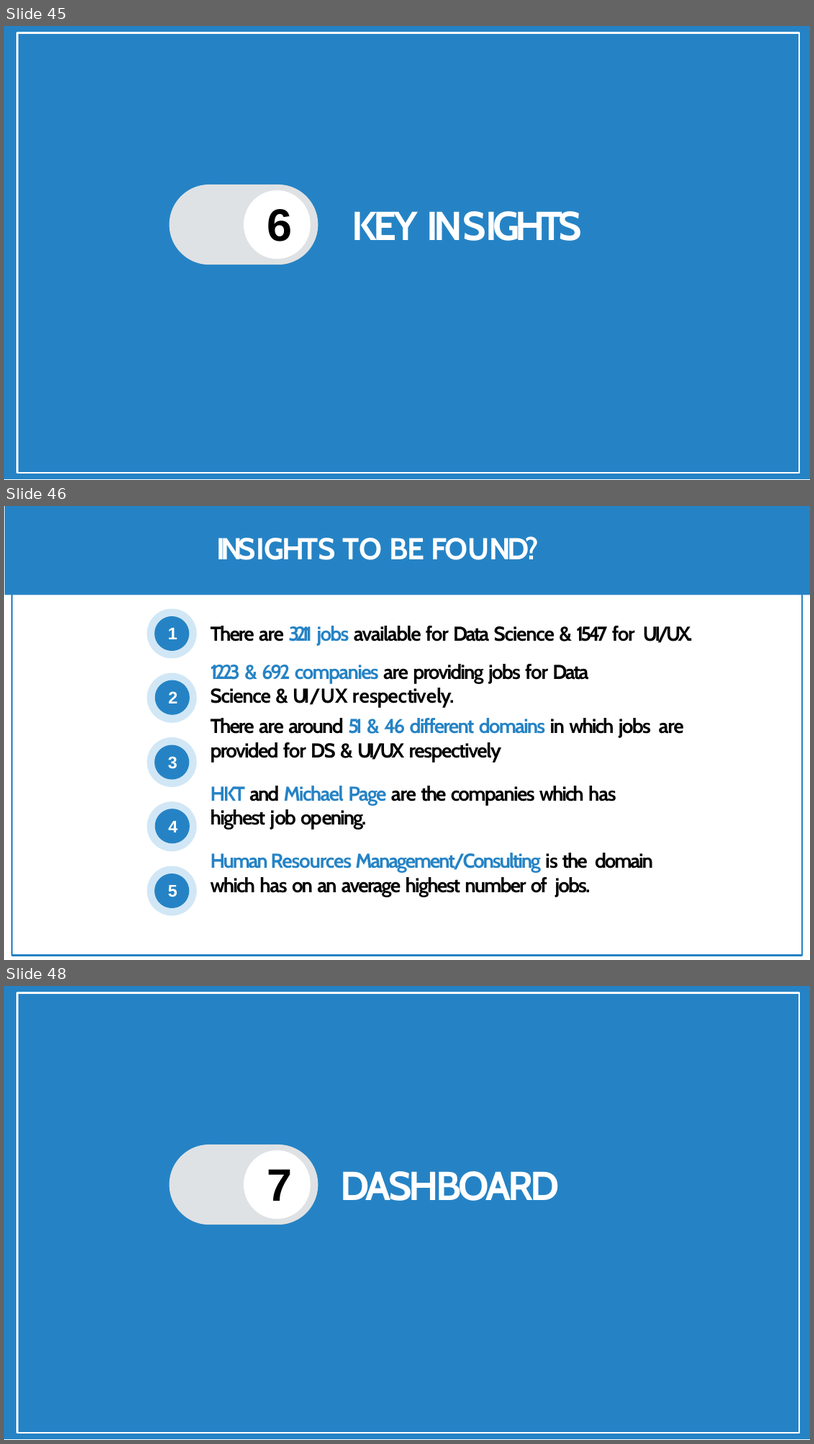
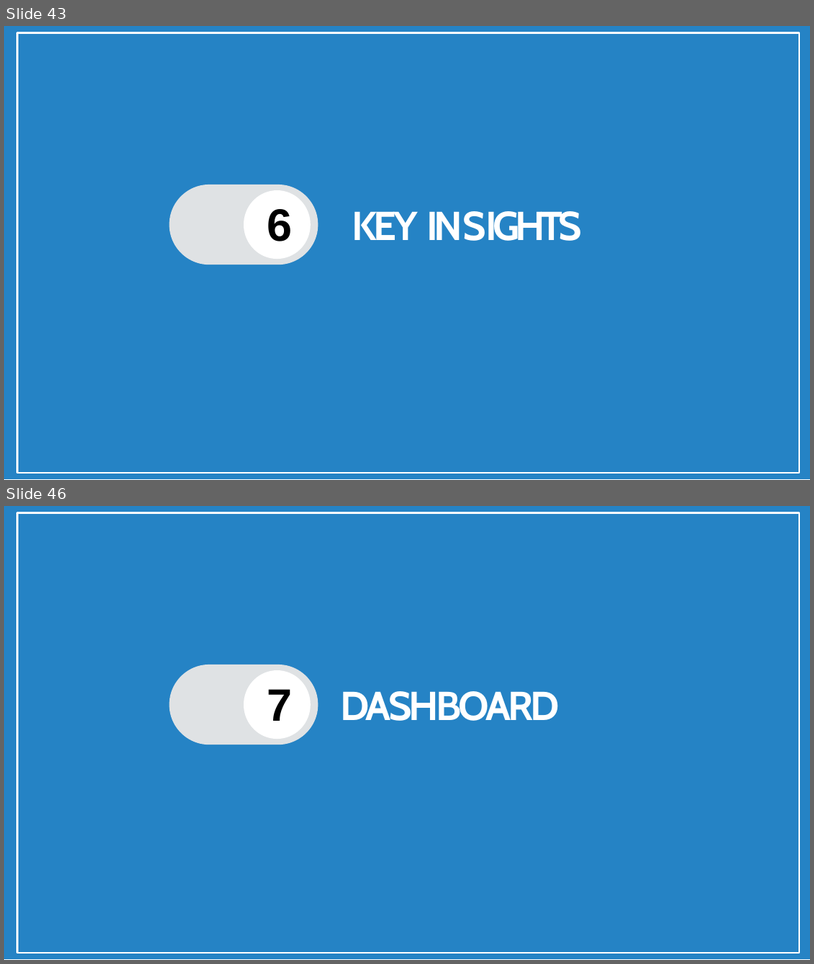
Before and after one commit to shashank297/HR-Recruitment-Data-Analysis-, a slide deck: Presentation/HR & Job Dashboard.pptx. Shown one above the other, each under a label of ours: slides 45, 46 and 48 before the commit, slides 43 and 46 after it; the slides between them are not shown. The pictures are 814x1444 and 814x964 pixels, drawn with LibreOffice and Linux fonts; fonts in the diff are those of the drawing; background and template pictures are left out. Boxes give left, top, right and bottom in pixels: in the first picture for what was removed or moved away, otherwise in the second. Text is boxed around its words. In the diff, an @@ line names an element or a change of style, - is before the commit and + after.

```diff
--- a/Presentation/HR & Job Dashboard.pptx
+++ b/Presentation/HR & Job Dashboard.pptx
@@ slide 46 removed at [4,506,810,960], background #FFFFFF @@
@@ freeform shape removed at [5,506,810,595] @@
@@ freeform shape removed at [12,512,802,955] @@
@@ title removed at [217,536,540,560] @@
-INSIGHTS TO BE FOUND?
@@ freeform shape removed at [147,609,196,659] @@
@@ freeform shape removed at [154,616,189,651] @@
@@ text removed at [168,628,178,639] @@
-1
@@ text removed at [211,626,693,896] @@
-There are 3211 jobs available for Data Science & 1547 for UI/UX.
-1223 & 692 companies are providing jobs for Data Science & UI/UX respectively.
-There are around 51 & 46 different domains in which jobs are provided for DS & UI/UX respectively
-HKT and Michael Page are the companies which has
-highest job opening.
-Human Resources Management/Consulting is the domain which has on an average highest number of jobs.
@@ freeform shape removed at [147,673,196,723] @@
@@ freeform shape removed at [155,680,190,715] @@
@@ text removed at [168,691,178,703] @@
-2
@@ freeform shape removed at [147,737,196,787] @@
@@ freeform shape removed at [154,745,189,780] @@
@@ text removed at [168,756,178,769] @@
-3
@@ freeform shape removed at [147,801,196,851] @@
@@ freeform shape removed at [155,808,190,843] @@
@@ text removed at [168,821,178,832] @@
-4
@@ freeform shape removed at [147,866,196,916] @@
@@ freeform shape removed at [154,873,189,908] @@
@@ text removed at [168,885,178,897] @@
-5
@@ what was slide 45 is now slide 43 @@
@@ what was slide 48 is now slide 46 @@
```
Also in this commit, not shown: 1 slide changed, 4 slides added, 5 other slides removed.
